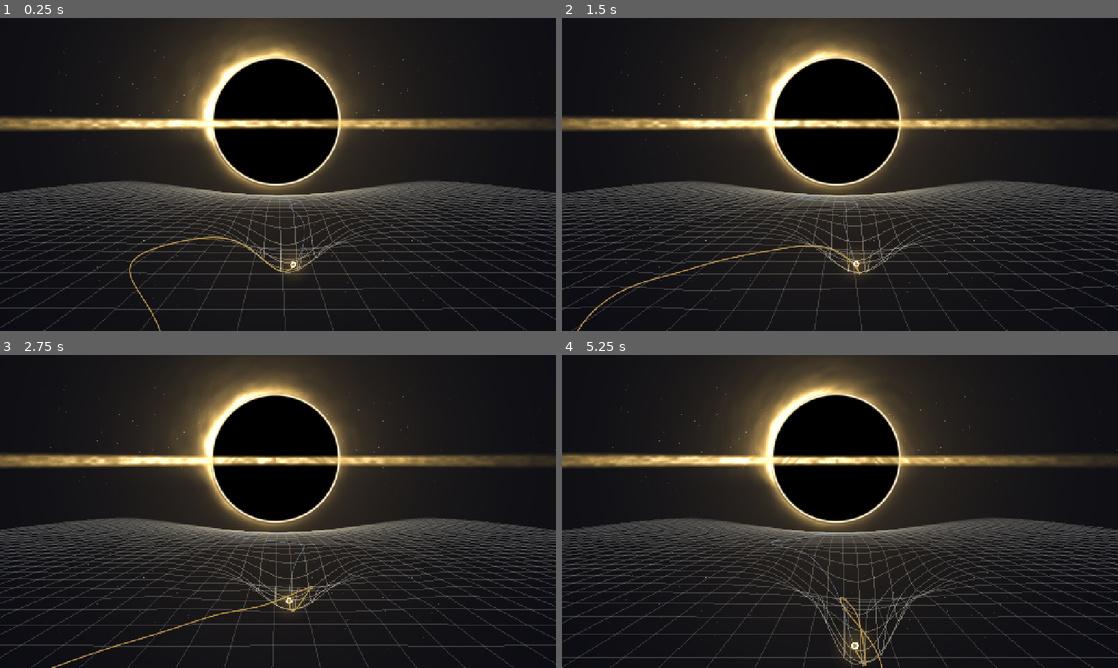
Above: before the commit, frames 1-4 (two rows, left to right).
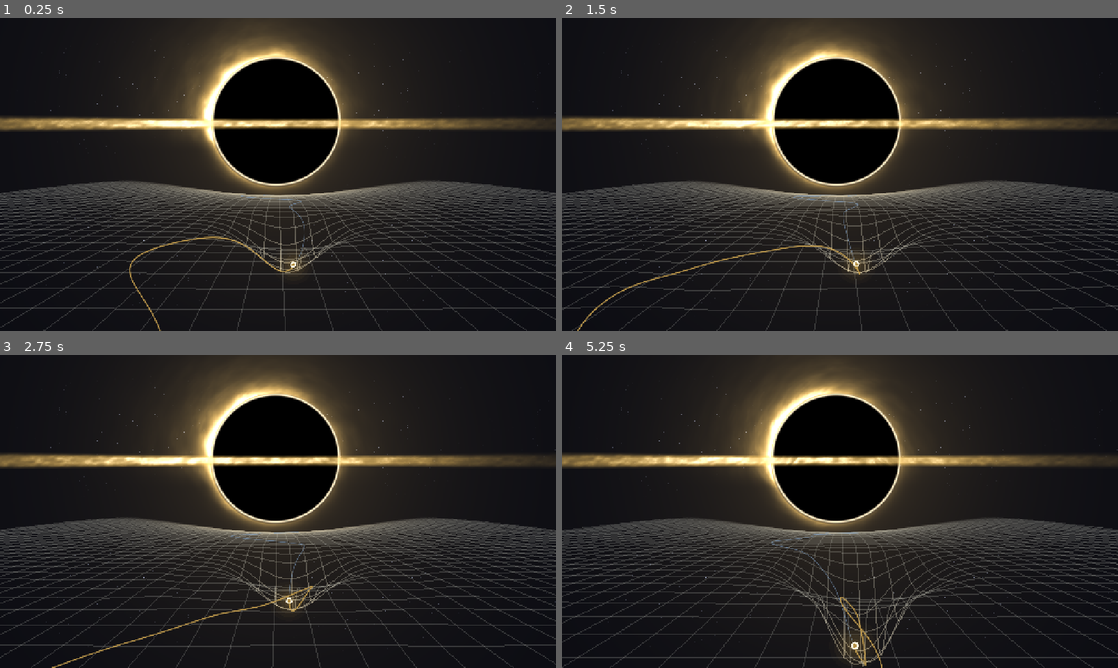
Above: after the commit, the same moments.

Repository: pablopalma/just-tap-repository
Game: Godot game, scene res://tools/spacetime.tscn
Two runs of this game, one before a commit and one after it. Both use one fixed random seed, a clock stepped at 60 frames per second and the inputs below. This scene is started directly instead of the project's main scene. Sound files missing from this copy of the repository are replaced by a short silence.
Inputs (mouse positions are in pixels of both pictures, inside the frame that each line leads up to):
- Up to frame 1 (0.25 s): no input
- Up to frame 2 (1.5 s): tap Enter (ui_accept) at 0.5, 0.77, 1.07 s; move the mouse to (962, 158) at 0.52 s; hold Right (ui_right) 0.53-1.28 s; hold Space 0.53-1.28 s; click (962, 158) at 0.67 s; move the mouse to (728, 190) at 1.27 s; hold Down (ui_down) from 1.28 s (still down); tap 1 at 1.35 s
- Up to frame 3 (2.75 s): tap Enter (ui_accept) at 1.52, 1.82 s; move the mouse to (333, 442) at 2.02 s; release Down (ui_down) at 2.03 s; hold Right (ui_right) from 2.03 s (still down); hold Space from 2.03 s (still down)
- Up to frame 4 (5.25 s): move the mouse to (812, 574) at 2.77 s; release Right (ui_right) at 2.78 s; release Space at 2.78 s; hold Up (ui_up) 2.78-3.53 s; tap 1 at 2.85, 4.35 s; click (812, 574) at 2.92 s; tap Enter (ui_accept) at 3.02, 3.32, 3.77, 4.07, 4.52, 4.82 s; move the mouse to (1006, 558) at 3.52 s; hold Space 3.53-4.28 s; hold Left (ui_left) 3.53-5.03 s; move the mouse to (673, 464) at 4.27 s; move the mouse to (867, 511) at 5.02 s; hold Down (ui_down) from 5.03 s (still down); hold Space from 5.03 s (still down); click (867, 511) at 5.17 s

The runs differ from the first frame. In frame 1, 0.8% of the frame differs, in the area x 0-84%, y 32-87%; in frame 2, 0.9%; in frame 3, 0.9%; in frame 4, 1.4%, in the area x 0-100%, y 12-98%.

Commit message:
Malla: voz propia afinada, acercamiento suave y la caída al agujero
Los toques suenan con una voz propia (un tono con batido lento en mucha
reverb) sobre la pentatónica de re menor, que es donde está el tema. El
agujero se acerca sin saltos. Al llegar, la cinemática: el agujero llena
el cielo, la malla cae en él, la luz entra, y adentro pasa la luz de las
estrellas que tragó hasta que una luz blanca lo toma todo.

Co-Authored-By: Claude Opus 5.5 <noreply@anthropic.com>

Diff:
--- a/data/songs.gd
+++ b/data/songs.gd
@@ -172,14 +172,13 @@
 			6, 6, 6, 8, 10, 10, 3, 3, 10, 10, 3, 3, 10, 10, 3, 3, 10, 10, 8, 8, 6, 6, 8, 8, 10, 10, 3, 3],
 	},
 	# Before the Vastness · the spacetime mesh (chapter 8, tools/spacetime.tscn): a clock ticking on
-	# every beat, the organ building layer by layer under a black hole. B-flat minor as recorded.
+	# every beat, the organ building layer by layer under a black hole. It sits on D (minor, B natural
+	# now and then): every bar takes D minor's pentatonic (F major's, 5).
 	"spacetime": {
 		"path": "res://audio/music/before_the_vastness.ogg",
 		"bpm": 70, "metre": 4, "beat0": 0.736, "bar0": 3.308, "db": -16.1,
 		"taps": {"down": ["piano", 0, 1.0], "beat": ["celesta", 12, 0.6], "contour": [0, 1, 2, 3, 2, 4, 3, 1], "glass_from": 4},
-		"keys": [1, 1, 10, 10, 10, 10, 0, 0, 0, 0, 1, 1, 1, 1, 10, 10, 10, 10, 10, 10, 10, 10, 1, 1, 1,
-			1, 10, 10, 10, 10, 1, 1, 1, 1, 10, 10, 10, 10, 10, 10, 0, 0, 1, 1, 5, 5, 10, 10, 10, 10, 1, 1,
-			5, 9, 10, 10, 10, 5, 10, 10, 10, 5, 1, 1, 5, 10, 10, 10],
+		"keys": [5, 5, 5, 5, 5, 5, 5, 5, 5, 5, 5, 5, 5, 5, 5, 5, 5, 5, 5, 5, 5, 5, 5, 5, 5, 5, 5, 5, 5, 5, 5, 5, 5, 5, 5, 5, 5, 5, 5, 5, 5, 5, 5, 5, 5, 5, 5, 5, 5, 5, 5, 5, 5, 5, 5, 5, 5, 5, 5, 5, 5, 5, 5, 5, 5, 5, 5, 5],
 	},
 	# What Breaks, Returns · the monument (tools/monument.tscn): piano alone through the climb, the
 	# build, the climax where she breaks ("climax", s; the scene waits for it at the crown, or jumps to
--- a/shaders/black_hole.gdshader
+++ b/shaders/black_hole.gdshader
@@ -12,6 +12,12 @@
 uniform vec4 hot : source_color = vec4(1.0, 0.93, 0.78, 1.0);
 uniform vec4 warm : source_color = vec4(0.89, 0.71, 0.35, 1.0);
 uniform float spin = 0.0;               // the gas's turn so far (time)
+// The way through (tools/spacetime.gd's cinematic): inside the hole, the light of every star it
+// swallowed streams past, outwards from the centre ahead, twisting; a white light grows there at the end.
+uniform float fall = 0.0;               // the fall into it (0..1): the disk sweeps past and is gone
+uniform float inside = 0.0;             // 0 the sky as above, 1 the way through
+uniform float travel = 0.0;             // seconds inside
+uniform float white = 0.0;              // the white light ahead, filling everything
 
 float hash(vec2 p) {
 	return fract(sin(dot(p, vec2(127.1, 311.7))) * 43758.5453);
@@ -28,6 +34,35 @@
 float gas(float r, float ang) {
 	float a = ang + spin / max(r, 0.6);
 	return 0.55 + 0.45 * noise(vec2(a * 6.0, r * 9.0)) * (0.6 + 0.4 * noise(vec2(a * 17.0, r * 31.0)));
+}
+
+// Inside: streaks of light in a tunnel. Each angle cell is a star's trail; the depth coordinate
+// (1/r) runs on with travel, so the dashes rush outwards, faster and longer near the edges.
+vec3 tunnel(vec2 uv) {
+	vec2 d = vec2((uv.x - 0.5) * aspect, uv.y - 0.5);
+	float r = length(d) + 0.0001;
+	float speed = 1.6 + travel * 0.18;
+	float z = 0.35 / r + travel * speed;
+	float a = atan(d.y, d.x) / 6.28318 + 0.5 + 0.025 / (r + 0.15) + travel * 0.01;   // a slight twist
+	vec3 col = vec3(0.0);
+	for (int layer = 0; layer < 3; layer++) {
+		float cells = 140.0 + 90.0 * float(layer);
+		float cell = mod(floor(a * cells), cells);
+		float h = hash(vec2(cell, float(layer) * 7.3));
+		float lane = fract(a * cells) - 0.5;
+		float thin = smoothstep(0.5, 0.0, abs(lane));
+		float along = fract(z * (0.5 + 0.4 * h) + h * 13.0);
+		float dash = smoothstep(0.0, 0.03, along) * smoothstep(0.22 + 0.25 * h, 0.03, along);
+		float on = step(0.35, h);
+		vec3 c = mix(vec3(0.75, 0.85, 1.0), hot.rgb, step(0.7, hash(vec2(cell, 3.1 + float(layer)))));
+		col += c * dash * thin * thin * on * (0.5 + 0.5 * h) * smoothstep(0.02, 0.35, r);
+	}
+	// bands of the disk's light the hole bent round, rushing past as rings
+	float ring = pow(0.5 + 0.5 * sin(z * 2.2), 8.0);
+	col += warm.rgb * ring * 0.35 * smoothstep(0.05, 0.5, r);
+	// the light ahead, at the centre
+	col += hot.rgb * (exp(-r * 9.0) * (0.6 + 2.5 * white) + exp(-r * 2.5) * 0.12);
+	return col;
 }
 
 // how bright the disk is at distance r (in shadow radii) from the centre: hot inside, fading out
@@ -56,7 +91,7 @@
 	// sharp at the shadow, fading outwards; it wraps all the way down to the disk on either side
 	float arc = smoothstep(0.5, -0.1, q.y) * smoothstep(0.015, 0.05, arc_r) * (exp(-max(arc_r - 0.05, 0.0) * 9.0) + 0.35 * exp(-max(arc_r, 0.0) * 2.2));
 	float under = smoothstep(0.0, 0.35, q.y) * smoothstep(0.02, 0.06, arc_r) * exp(-max(arc_r - 0.06, 0.0) * 14.0);
-	float bent = (arc + 0.55 * under) * gas(r, ang) * side;
+	float bent = (arc + 0.55 * under) * gas(r, ang) * side * (1.0 - smoothstep(0.2, 0.5, fall));
 	col += mix(warm.rgb, hot.rgb, smoothstep(0.3, 0.8, bent)) * bent * 2.0;
 	// the shadow
 	float shadow = smoothstep(1.0, 0.985, r);
@@ -69,7 +104,11 @@
 	float band = smoothstep(half_h, half_h * 0.25, abs(q.y - 0.04));
 	float along = x < 1.7 ? 1.0 : disk_glow(x);   // in front of the shadow it runs straight across
 	float dop = clamp(0.55 - q.x * 0.07, 0.25, 1.0);
-	float front = band * along * gas(x, sign(q.x) * 1.7 + q.y * 3.0) * dop * 1.5;
+	float front = band * along * gas(x, q.x * 0.35 + q.y * 3.0) * dop * 1.5 * (1.0 - smoothstep(0.15, 0.45, fall));
 	col = mix(col, mix(warm.rgb, hot.rgb, smoothstep(0.3, 0.9, front)) * 1.25, clamp(front * 1.4, 0.0, 1.0));
+	if (inside > 0.0) {
+		col = mix(col, tunnel(UV), inside);
+	}
+	col = mix(col, hot.rgb * 1.05, white);
 	COLOR = vec4(col, 1.0);
 }
--- a/tools/spacetime.gd
+++ b/tools/spacetime.gd
@@ -7,6 +7,11 @@
 ## Off the beat: a soft tap, a small dip. The well lags behind the light a little, like cloth settling.
 ## The sky (11/11/2026): deep space and a black hole on the horizon, colossal, the light a speck before
 ## it (shaders/black_hole.gdshader); the mesh, pale on the dark, runs off towards it.
+## The taps sound their own voice (12/11/2026): a soft tone with a slow beat in it, in a big reverb,
+## on the theme's scale (D minor pentatonic; the theme sits on D). The hole draws near smoothly; when
+## it has come all the way, the cinematic: the hole fills the sky, the mesh drains into it, the light
+## falls in, and inside, the light of all the stars it swallowed streams past, until a white light
+## ahead takes everything. Then it starts again. `end`: from just before the fall.
 ## Tap: space, click, a gamepad's A. Esc: back to the game. `-- auto` plays it on its own.
 ## godot --path . --write-movie x.avi --fixed-fps 30 res://tools/spacetime.tscn -- auto  (`log`: the theme and its beat)
 
@@ -37,6 +42,17 @@
 const NEAR_DRIFT := 0.0012
 const SPEED := 2.4         # how far the light goes a second, on its own
 const SURGE := 3.2         # and the extra a tap on the beat gives it
+const NEAR_EASE := 0.8      # how fast the hole follows where the taps say it is (no jumps)
+## The taps' notes: D minor pentatonic (D F G A C), as the theme; a run walks the contour up from D4.
+const SCALE := [50, 53, 55, 57, 60, 62, 65, 67, 69, 72, 74, 77, 79, 81, 84, 86]
+const CONTOUR := [0, 2, 1, 3, 2, 4, 3, 5, 4, 6, 5, 7]
+const BASE_I := 5
+const VOICE_BUS := "SpaceVerb"
+const VOICE_MIDI := 62.0
+## The cinematic: the fall (the hole fills the sky, the mesh drains into it), then the way through.
+const FALL := 9.0
+const THROUGH := 16.0
+const AFTER := 3.0
 
 var _auto := false
 var _t := 0.0
@@ -50,6 +66,12 @@
 ## How near the hole has come (0..1): a little with every tap on the beat, slowly on its own. It grows
 ## in the sky and its pull bends the far mesh more.
 var _near := 0.0
+var _near_to := 0.0
+var _fall := -1.0           # seconds into the fall, -1 before it
+var _through := -1.0        # seconds inside, -1 before
+var _voice: AudioStreamWAV
+var _players: Array[AudioStreamPlayer] = []
+var _player_i := 0
 var _mat: ShaderMaterial
 var _sky: ColorRect
 var _sky_mat: ShaderMaterial
@@ -67,6 +89,10 @@
 	_well = _line(0.0)
 	_build_sky()
 	_build_mesh()
+	_build_voice()
+	if DevMenu.proto_has("end"):
+		_near = 0.97
+		_near_to = 0.97
 	get_viewport().msaa_2d = Viewport.MSAA_4X   # the mesh's lines are one pixel wide
 
 
@@ -80,12 +106,26 @@
 	_surge = maxf(0.0, _surge - delta * 2.5)
 	_weight = maxf(0.0, _weight - delta * 1.1)
 	_dist += delta * (SPEED + SURGE * _surge)
-	_near = minf(1.0, _near + delta * NEAR_DRIFT)
+	_near_to = minf(1.0, _near_to + delta * NEAR_DRIFT)
+	_near += (_near_to - _near) * minf(1.0, delta * NEAR_EASE)
+	if _fall < 0.0 and _near > 0.985:
+		_begin_fall()
+	if _fall >= 0.0:
+		_fall += delta
+		_surge = 1.0 + 2.0 * _fall_k()   # the light speeds on, drawn in
+		if _fall >= FALL and _through < 0.0:
+			_through = 0.0
+			_chord([62, 69, 74, 77, 81], -14.0)
+	if _through >= 0.0:
+		_through += delta
+		if _through >= THROUGH + AFTER:
+			get_tree().reload_current_scene()
+			return
 	_well = _well.lerp(_line(_dist), minf(1.0, delta * 4.0))
 	for r in _ripples:
 		r.t += delta
 	_ripples = _ripples.filter(func(r: Dictionary) -> bool: return r.t < RIPPLE_LIFE)
-	if _auto and _t > 1.5:
+	if _auto and _t > 1.5 and _fall < 0.0:
 		var k := Music.beat_at_tap()
 		if k >= 0 and k != _last_beat and fmod(_t, 9.0) < 7.0 and randf() > 0.25:
 			_tap()
@@ -98,6 +138,19 @@
 
 func _exit_tree() -> void:
 	get_viewport().msaa_2d = Viewport.MSAA_DISABLED
+	var bus := AudioServer.get_bus_index(VOICE_BUS)
+	if bus != -1:
+		AudioServer.remove_bus(bus)
+
+
+func _fall_k() -> float:
+	return clampf(_fall / FALL, 0.0, 1.0) if _fall >= 0.0 else 0.0
+
+
+func _begin_fall() -> void:
+	_fall = 0.0
+	_note(38, -6.0)                 # a deep D under the theme
+	_note(50, -12.0)
 
 
 func _unhandled_input(e: InputEvent) -> void:
@@ -107,7 +160,7 @@
 	var pressed: bool = (e is InputEventMouseButton and e.pressed and e.button_index == MOUSE_BUTTON_LEFT) \
 		or (e is InputEventKey and e.pressed and not e.echo and e.keycode == KEY_SPACE) \
 		or (e is InputEventJoypadButton and e.pressed and e.button_index == JOY_BUTTON_A)
-	if pressed:
+	if pressed and _fall < 0.0:
 		_tap()
 
 
@@ -116,14 +169,17 @@
 	if k >= 0 and k != _last_beat:
 		_last_beat = k
 		_run += 1
-		Music.play_accent(_run)
-		_near = minf(1.0, _near + NEAR_TAP)
+		var i: int = BASE_I + CONTOUR[(_run - 1) % CONTOUR.size()] + (2 if (_run - 1) / CONTOUR.size() % 2 == 1 else 0)
+		_note(SCALE[mini(i, SCALE.size() - 1)], -15.0)
+		if _run >= 8 and _run % 4 == 0:
+			_note(SCALE[mini(i + 5, SCALE.size() - 1)], -22.0)   # a long run: an octave shimmer over it
+		_near_to = minf(1.0, _near_to + NEAR_TAP)
 		_weight = 1.0
 		_surge = 1.0
 		_ripples.append({"at": _line(_dist), "t": 0.0, "k": 1.0})
 	else:
 		_run = 0
-		Music.play_tap(0.1, false)
+		_note(50, -24.0)   # off the beat: the low D, barely there
 		_weight = maxf(_weight, 0.35)
 		_ripples.append({"at": _line(_dist), "t": 0.0, "k": 0.35})
 
@@ -154,7 +210,61 @@
 
 
 func _pull_k() -> float:
-	return PULL * (0.6 + 0.8 * _near)
+	return PULL * (0.6 + 0.8 * _near) * (1.0 + 7.0 * pow(_fall_k(), 1.6))
+
+
+## The taps' voice, made here: a tone with a slow beat in it (two sines a few cents apart), a soft
+## overtone that fades first, a gentle attack and a long tail, played in a big reverb.
+func _build_voice() -> void:
+	var rate := 44100
+	var n := int(rate * 4.5)
+	var data := PackedByteArray()
+	data.resize(n * 2)
+	var f := 440.0 * pow(2.0, (VOICE_MIDI - 69.0) / 12.0)
+	for i in n:
+		var t := float(i) / rate
+		var env := (1.0 - exp(-t / 0.05)) * exp(-t / 1.4)
+		var v := sin(TAU * f * t) + 0.7 * sin(TAU * f * 1.0045 * t) \
+			+ 0.3 * exp(-t / 0.7) * sin(TAU * 2.0 * f * t) + 0.1 * exp(-t / 0.3) * sin(TAU * 3.01 * f * t)
+		data.encode_s16(i * 2, int(clampf(v * env * 0.45, -1.0, 1.0) * 32767.0))
+	_voice = AudioStreamWAV.new()
+	_voice.format = AudioStreamWAV.FORMAT_16_BITS
+	_voice.mix_rate = rate
+	_voice.data = data
+	var bus := AudioServer.get_bus_index(VOICE_BUS)
+	if bus == -1:
+		AudioServer.add_bus()
+		bus = AudioServer.bus_count - 1
+		AudioServer.set_bus_name(bus, VOICE_BUS)
+		AudioServer.set_bus_send(bus, &"Master")
+		var verb := AudioEffectReverb.new()
+		verb.room_size = 0.95
+		verb.damping = 0.25
+		verb.spread = 1.0
+		verb.wet = 0.55
+		verb.dry = 0.75
+		verb.hipass = 0.15
+		AudioServer.add_bus_effect(bus, verb)
+	for i in 10:
+		var pl := AudioStreamPlayer.new()
+		pl.bus = VOICE_BUS
+		add_child(pl)
+		_players.append(pl)
+
+
+## One note of the voice, at a MIDI pitch (the sample sped up or slowed down).
+func _note(midi: float, db: float) -> void:
+	var pl := _players[_player_i % _players.size()]
+	_player_i += 1
+	pl.stream = _voice
+	pl.pitch_scale = pow(2.0, (midi - VOICE_MIDI) / 12.0)
+	pl.volume_db = db
+	pl.play()
+
+
+func _chord(notes: Array, db: float) -> void:
+	for m in notes:
+		_note(m, db)
 
 
 ## World (x on the floor across, z ahead, h up) to the screen. The camera follows the light.
@@ -229,9 +339,20 @@
 	_sky_mat.set_shader_parameter("aspect", vp.x / vp.y)
 	_sky_mat.set_shader_parameter("spin", _t * 0.25)
 	# the hole hardly moves: it is that far; the camera's sway shifts it only a touch
-	var radius := 0.2 + 0.14 * _near
+	var fk := _fall_k()
+	var grow := pow(fk, 2.4)
+	var radius := 0.2 + 0.14 * _near + 2.6 * grow
 	_sky_mat.set_shader_parameter("radius", radius)
-	_sky_mat.set_shader_parameter("center", Vector2(0.5 - cam.x * 0.004, HORIZON - 0.55 * radius))
+	var at := Vector2(0.5 - cam.x * 0.004, HORIZON - 0.55 * (0.2 + 0.14 * _near))
+	_sky_mat.set_shader_parameter("center", at.lerp(Vector2(0.5, 0.5), smoothstep(0.0, 0.7, fk)))
+	var inside := 0.0
+	if _through >= 0.0:
+		inside = smoothstep(0.0, 2.5, _through)
+	_sky_mat.set_shader_parameter("inside", inside)
+	_sky_mat.set_shader_parameter("fall", fk)
+	_sky_mat.set_shader_parameter("travel", maxf(_through, 0.0))
+	_sky_mat.set_shader_parameter("white", smoothstep(THROUGH - 4.0, THROUGH, _through) if _through >= 0.0 else 0.0)
+	_grid.modulate.a = 1.0 - smoothstep(0.25, 0.75, fk)
 	_mat.set_shader_parameter("pull", _pull_k())
 	_mat.set_shader_parameter("origin", Vector2(snappedf(cam.x, STEP), floorf((cam.y + NEAR) / STEP) * STEP))
 	_mat.set_shader_parameter("cam", cam)
@@ -265,10 +386,11 @@
 					pts_ahead.append(pts_lit[pts_lit.size() - 1])
 				pts_ahead.append(Vector2(q.x, q.y))
 		d += 0.25
+	var show := 1.0 - smoothstep(0.2, 0.6, _fall_k())
 	if pts_ahead.size() > 1:
-		_top.draw_polyline(pts_ahead, Color(LINE, 0.55), 1.5, true)
+		_top.draw_polyline(pts_ahead, Color(LINE, 0.55 * show), 1.5, true)
 	if pts_lit.size() > 1:
-		_top.draw_polyline(pts_lit, Color(Palette.GOLD.darkened(0.15), 0.9), 3.0, true)
+		_top.draw_polyline(pts_lit, Color(Palette.GOLD.darkened(0.15), 0.9 * show), 3.0, true)
 
 
 ## The light, sitting at the bottom of its well.
@@ -279,6 +401,15 @@
 		return
 	var c := Vector2(q.x, q.y)
 	var s := 1.0 + 0.35 * _weight
+	var fk := _fall_k()
+	if fk > 0.0:
+		# drawn into the hole: to its centre, smaller and smaller
+		var vp := get_viewport_rect().size
+		var e := smoothstep(0.35, 0.95, fk)
+		c = c.lerp(vp * 0.5, e)
+		s *= 1.0 - 0.85 * e
+		if _through >= 0.0:
+			return
 	var ph := Music.heard_phase()
 	var beat := pow(1.0 - minf(1.0, fposmod(ph + 0.06, 1.0) / 0.3), 2.0)
 	for i in 5:
